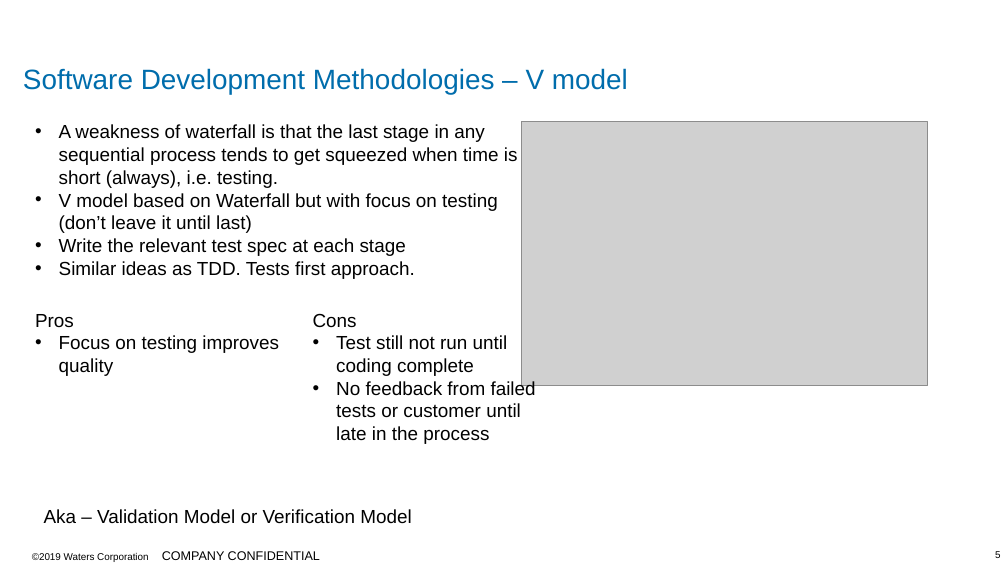
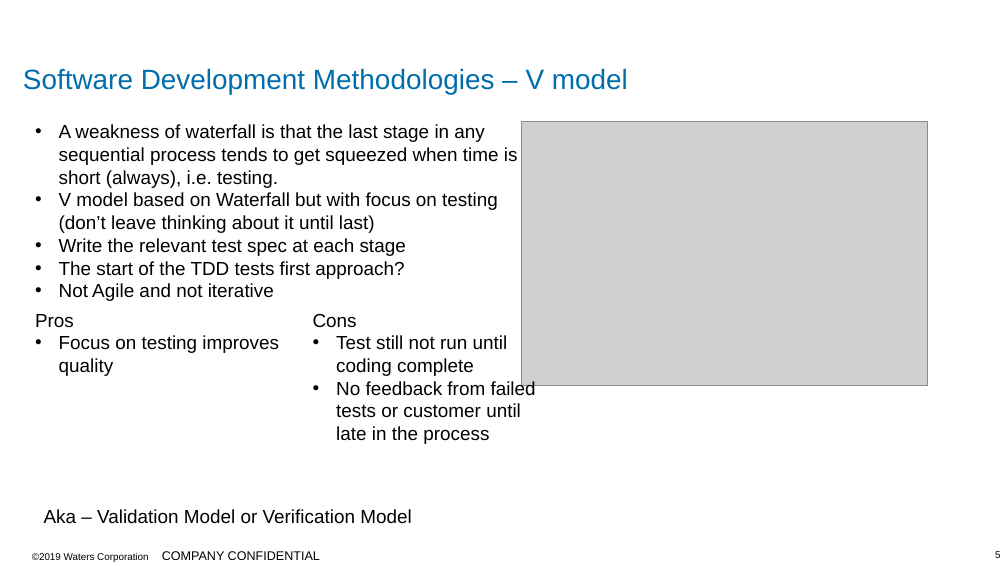
Before and after one commit to MCR-Digital/apprentice-boot-camp-methodologies, a slide deck: slide 5 of docs/Apprentice Bootcamp - Methodologies Part2.pptx. Drawn at 1008x567 pixels with LibreOffice and Linux fonts; fonts in the diff are those of the drawing; grey boxes stand for pictures; background and template pictures are left out. Boxes give left, top, right and bottom in pixels: in the first picture for what was removed or moved away, otherwise in the second. Text is boxed around its words. In the diff, an @@ line names an element or a change of style, - is before the commit and + after.

```diff
--- a/docs/Apprentice Bootcamp - Methodologies Part2.pptx
+++ b/docs/Apprentice Bootcamp - Methodologies Part2.pptx
@@ text at (x1=59, y1=192, x2=498, y2=233): text changed @@
-• V model based on Waterfall but with focus on testing (don’t leave it until last)
+• V model based on Waterfall but with focus on testing (don’t leave thinking about it until last)
@@ text at (x1=59, y1=261, x2=404, y2=301): text changed @@
-• Similar ideas as TDD. Tests first approach.
+• The start of the TDD tests first approach?
+• Not Agile and not iterative
```
Also in this commit, not shown: 8 other slides changed, 6 other files.
